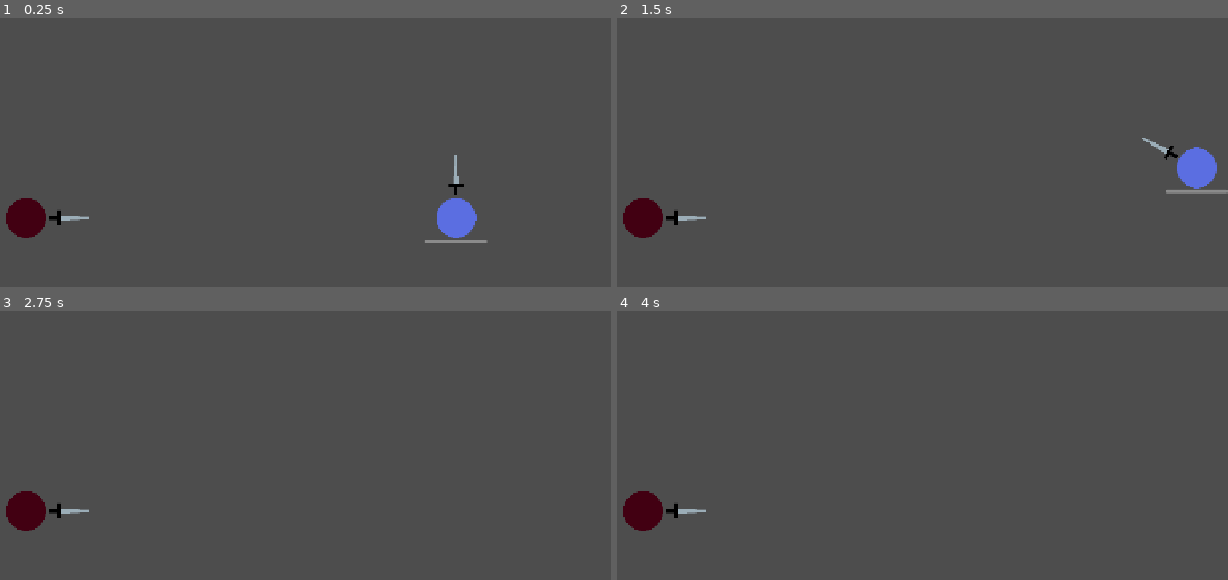
Above: before the commit, frames 1-4 (two rows, left to right).
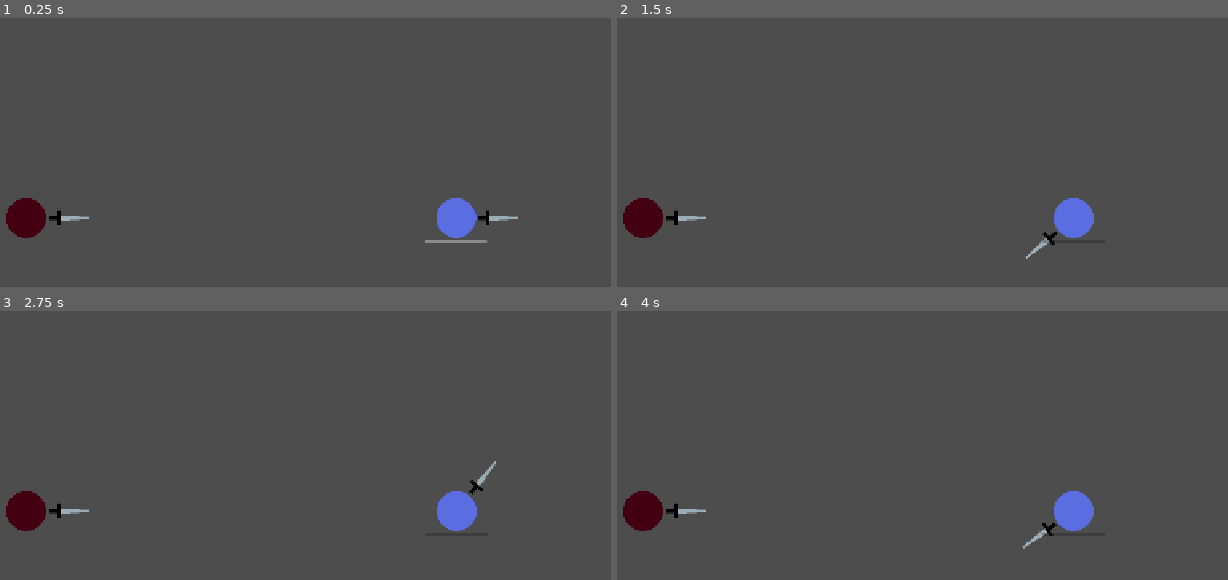
Above: after the commit, the same moments.

Repository: Traeves/Wakagashira
Game: Godot game, scene res://levels/demo_scene.tscn
Same seed, same stepped clock (60 frames per second), same inputs: the game is played once before the commit and once after it. Before the commit the project starts from res://demo_scene.tscn.
Inputs (mouse positions are in pixels of both pictures, inside the frame that each line leads up to):
- Up to frame 1 (0.25 s): no input
- Up to frame 2 (1.5 s): tap Enter at 0.5 s; move the mouse to (1001, 219) at 0.52 s; hold D (right) 0.53-1.28 s; hold ` (toggle_capture) 0.53-1.28 s; move the mouse to (788, 243) at 1.27 s; hold W (up) from 1.28 s (still down); tap ` (toggle_capture) at 1.35 s
- Up to frame 3 (2.75 s): move the mouse to (293, 437) at 2.02 s; release W (up) at 2.03 s; hold D (right) from 2.03 s (still down); hold ` (toggle_capture) from 2.03 s (still down)
- Up to frame 4 (4 s): tap Space at 2.75 s; move the mouse to (818, 542) at 2.77 s; release D (right) at 2.78 s; release ` (toggle_capture) at 2.78 s; hold W (up) 2.78-3.53 s; tap ` (toggle_capture) at 2.85 s; tap Enter at 3.5 s; move the mouse to (outside the picture) at 3.52 s; hold A (left) from 3.53 s (still down); hold ` (toggle_capture) from 3.53 s (still down)

The runs differ from the first frame. In frame 1, 0.2% of the frame differs, in the area x 73-85%, y 50-77%; in frame 2, 2.0%, in the area x 66-100%, y 44-90%; in frame 3, 0.9%; in frame 4, 0.9%.

Commit message:
Reorganization of file structure. Added smoothing to player swinging.

Diff:
--- a/demo_scene.tscn
+++ /dev/null
@@ -1,17 +0,0 @@
-[gd_scene format=3 uid="uid://busn1nrextnhf"]
-
-[ext_resource type="Script" uid="uid://dtapvhlaogsvs" path="res://demo_scene.gd" id="1_iapjp"]
-[ext_resource type="PackedScene" uid="uid://vj135icj6xmu" path="res://player.tscn" id="2_8n7uv"]
-[ext_resource type="PackedScene" uid="uid://dgtelltht8y87" path="res://enemy.tscn" id="3_ayuu8"]
-
-[node name="DemoScene" type="Node" unique_id=2033252439]
-script = ExtResource("1_iapjp")
-
-[node name="Marker2D" type="Marker2D" parent="." unique_id=1553051214]
-position = Vector2(576, 320)
-
-[node name="Player" parent="." unique_id=432388353 instance=ExtResource("2_8n7uv")]
-position = Vector2(1032, 320)
-
-[node name="Enemy" parent="." unique_id=1583411980 instance=ExtResource("3_ayuu8")]
-position = Vector2(344, 320)
--- a/bullet.tscn
+++ b/entities/bullets/bullet.tscn
@@ -1,7 +1,7 @@
 [gd_scene format=3 uid="uid://cfithnwx1ettw"]
 
-[ext_resource type="Script" uid="uid://ci3gkowe4xqwa" path="res://bullet.gd" id="1_v7oki"]
-[ext_resource type="Texture2D" uid="uid://61jjbdxyhxgh" path="res://placeholder_player.png" id="2_v8qja"]
+[ext_resource type="Script" uid="uid://ci3gkowe4xqwa" path="res://entities/bullets/bullet.gd" id="1_33ckv"]
+[ext_resource type="Texture2D" uid="uid://61jjbdxyhxgh" path="res://entities/player/sprites/placeholder_player.png" id="2_a3f0k"]
 
 [sub_resource type="PhysicsMaterial" id="PhysicsMaterial_v8qja"]
 friction = 0.1
@@ -12,6 +12,7 @@
 
 [node name="Bullet" type="RigidBody2D" unique_id=1876961769]
 collision_layer = 8
+collision_mask = 5
 physics_material_override = SubResource("PhysicsMaterial_v8qja")
 gravity_scale = 0.0
 continuous_cd = 1
@@ -19,7 +20,8 @@
 max_contacts_reported = 1
 linear_damp_mode = 1
 angular_damp_mode = 1
-script = ExtResource("1_v7oki")
+script = ExtResource("1_33ckv")
+metadata/_edit_group_ = true
 
 [node name="CollisionShape2D" type="CollisionShape2D" parent="." unique_id=616430252]
 shape = SubResource("CircleShape2D_iifgy")
@@ -27,7 +29,7 @@
 [node name="Sprite2D" type="Sprite2D" parent="." unique_id=1434589600]
 modulate = Color(0, 0, 0, 1)
 scale = Vector2(0.5, 0.5)
-texture = ExtResource("2_v8qja")
+texture = ExtResource("2_a3f0k")
 
 [node name="LifetimeTimer" type="Timer" parent="." unique_id=893925947]
 process_callback = 0
--- a/enemy.gd
+++ b/entities/enemies/enemy.gd
@@ -39,12 +39,13 @@
 
 
 func _on_reload_timeout() -> void:
-	print("Reloaded")
 	reloading = false
+
 
 func _on_detection_area_exited(_body: Node2D) -> void:
 	print("Lost Target")
 	target = null
+
 
 func rotate_to_target() -> bool:
 	var angle_to_target = get_angle_to(target.global_position)
@@ -54,7 +55,6 @@
 	if rotation_delta < trigger_happiness:
 		return true
 	else:
-
 		return false
 
 
@@ -62,8 +62,6 @@
 	if reloading:
 		pass
 	else:
-		print("Shooting")
-
 		var bullet = bullet_scene.instantiate()
 		bullet.global_position = muzzle.global_position
 		bullet.rotation = pivot.rotation
--- a/enemy.tscn
+++ b/entities/enemies/enemy.tscn
@@ -1,9 +1,9 @@
 [gd_scene format=3 uid="uid://dgtelltht8y87"]
 
-[ext_resource type="Script" uid="uid://dsfum5u2ftukr" path="res://enemy.gd" id="1_qi2p4"]
-[ext_resource type="PackedScene" uid="uid://cfithnwx1ettw" path="res://bullet.tscn" id="2_epg4t"]
-[ext_resource type="Texture2D" uid="uid://61jjbdxyhxgh" path="res://placeholder_player.png" id="2_iifgy"]
-[ext_resource type="Texture2D" uid="uid://drr1u47btcvj5" path="res://placeholder_sword.png" id="3_epg4t"]
+[ext_resource type="Script" uid="uid://dsfum5u2ftukr" path="res://entities/enemies/enemy.gd" id="1_msovg"]
+[ext_resource type="PackedScene" uid="uid://cfithnwx1ettw" path="res://entities/bullets/bullet.tscn" id="2_twyc1"]
+[ext_resource type="Texture2D" uid="uid://61jjbdxyhxgh" path="res://entities/player/sprites/placeholder_player.png" id="3_w4yt1"]
+[ext_resource type="Texture2D" uid="uid://drr1u47btcvj5" path="res://entities/player/sprites/placeholder_sword.png" id="4_ipr6v"]
 
 [sub_resource type="CircleShape2D" id="CircleShape2D_yf5fn"]
 radius = 32.0
@@ -14,10 +14,11 @@
 [node name="Enemy" type="CharacterBody2D" unique_id=1583411980 groups=["enemies"]]
 collision_layer = 2
 collision_mask = 4
-script = ExtResource("1_qi2p4")
+script = ExtResource("1_msovg")
 turn_speed = 0.2
 trigger_happiness = 0.05
-bullet_scene = ExtResource("2_epg4t")
+bullet_scene = ExtResource("2_twyc1")
+metadata/_edit_group_ = true
 
 [node name="HurtBox" type="CollisionShape2D" parent="." unique_id=902581824]
 shape = SubResource("CircleShape2D_yf5fn")
@@ -25,7 +26,7 @@
 
 [node name="Sprite2D" type="Sprite2D" parent="." unique_id=322514381]
 modulate = Color(0.72177464, 0, 0.07895415, 1)
-texture = ExtResource("2_iifgy")
+texture = ExtResource("3_w4yt1")
 
 [node name="Pivot" type="Node2D" parent="." unique_id=69421609]
 
@@ -34,7 +35,7 @@
 rotation = 1.5707964
 
 [node name="Sprite2D" type="Sprite2D" parent="Pivot/GunHolder" unique_id=627371907]
-texture = ExtResource("3_epg4t")
+texture = ExtResource("4_ipr6v")
 offset = Vector2(0, -30)
 
 [node name="DetectionArea" type="Area2D" parent="." unique_id=1762997531]
--- a/player.gd
+++ b/entities/player/player.gd
@@ -10,16 +10,20 @@
 @export var stamina_regen_rate: float = 20.0
 ## A constant to multiply the mouse movement by to determine the stamina cost of a swing.
 @export var swing_stamina_cost: float = 0.15
+## How far the sword goes when the mouse is moved.
+@export var swing_sensitivity: float = 0.02
+## How fast the sword catches up with mouse movement
+@export var swing_speed: float = 20.0
 
 
-@onready var sword := $Sword
-@onready var stamina_bar := $StaminaBar
+@onready var sword:= $SwordPivot
+@onready var stamina_bar:= $StaminaBar
 
 
 var current_stamina: float
-var mouse_direction : Vector2
-var captured : bool = false
+var captured: bool = false
 var mouse_delta: Vector2 = Vector2.ZERO
+var target_angle: float = 0.0
 
 
 func _ready() -> void:
@@ -29,22 +33,23 @@
 
 
 func _physics_process(delta: float) -> void:
-	var swing_distance
-	# 1. Get the mouse movement delta since last frame
-	if abs(mouse_delta) > Vector2.ONE * swing_deadzone:
-		swing_distance = mouse_delta.x
-		mouse_delta = Vector2.ZERO
-	else:
-		swing_distance = 0
-
-	# 2. Apply the stamina drain or stamina regen
-	if swing_distance:
+	# 1. Get the swing distance
+	var swing_distance = abs(mouse_delta.x)
+	# Deadzone checking to prevent micro jitters from draining stamina
+	if swing_distance > swing_deadzone:
+		# 2. Drain the stamina according to the swing distance
 		drain_swing_stamina(swing_distance)
+		# 3. Apply the drag to the target angle
+		target_angle += mouse_delta.x * swing_sensitivity
+	# If swing distance is zero or too small we regen stamina
 	else:
 		if current_stamina < max_stamina:
 			current_stamina += stamina_regen_rate * delta
 			current_stamina = clamp(current_stamina, 0.0, max_stamina)
 			stamina_bar.value = current_stamina
+	# 4. Apply the smooth rotation to the sword
+	sword.rotation = lerp_angle(sword.rotation, target_angle, swing_speed * delta)
+
 
 	# Get the input direction and handle the movement/deceleration.
 	var direction := Input.get_vector("left", "right", "up", "down")
@@ -52,8 +57,6 @@
 		velocity = direction.normalized() * move_speed * (current_stamina / max_stamina)
 	else:
 		velocity = Vector2.ZERO
-
-	sword.rotation += swing_distance * delta
 
 
 	move_and_slide()
@@ -79,7 +82,7 @@
 
 
 func drain_swing_stamina(distance: float) -> void:
-	var total_cost = distance * swing_stamina_cost
+	var total_cost = abs(distance) * swing_stamina_cost
 	current_stamina -= total_cost
 	current_stamina = clamp(current_stamina, 0.0, max_stamina)
 	stamina_bar.value = current_stamina
--- /dev/null
+++ b/entities/player/player.tscn
@@ -0,0 +1,58 @@
+[gd_scene format=3 uid="uid://vj135icj6xmu"]
+
+[ext_resource type="Script" uid="uid://68vamta50o2f" path="res://entities/player/player.gd" id="1_sglur"]
+[ext_resource type="Texture2D" uid="uid://61jjbdxyhxgh" path="res://entities/player/sprites/placeholder_player.png" id="2_bls4j"]
+[ext_resource type="Texture2D" uid="uid://drr1u47btcvj5" path="res://entities/player/sprites/placeholder_sword.png" id="3_fkugw"]
+
+[sub_resource type="CircleShape2D" id="CircleShape2D_vrve5"]
+radius = 24.0
+
+[sub_resource type="PhysicsMaterial" id="PhysicsMaterial_i3pqv"]
+friction = 0.0
+bounce = 1.0
+
+[sub_resource type="RectangleShape2D" id="RectangleShape2D_eyvyl"]
+size = Vector2(10, 53)
+
+[node name="Player" type="CharacterBody2D" unique_id=432388353 groups=["player"]]
+collision_mask = 8
+motion_mode = 1
+script = ExtResource("1_sglur")
+swing_speed = 10.0
+metadata/_edit_group_ = true
+
+[node name="CollisionShape2D" type="CollisionShape2D" parent="." unique_id=372469051]
+shape = SubResource("CircleShape2D_vrve5")
+
+[node name="Sprite2D" type="Sprite2D" parent="." unique_id=111816270]
+texture = ExtResource("2_bls4j")
+
+[node name="SwordPivot" type="Node2D" parent="." unique_id=1197801649]
+
+[node name="Area2D" type="RigidBody2D" parent="SwordPivot" unique_id=2073408532]
+position = Vector2(48, 0)
+rotation = 1.5707964
+collision_layer = 4
+collision_mask = 8
+physics_material_override = SubResource("PhysicsMaterial_i3pqv")
+gravity_scale = 0.0
+
+[node name="Sprite2D" type="Sprite2D" parent="SwordPivot/Area2D" unique_id=473748852]
+texture = ExtResource("3_fkugw")
+offset = Vector2(0, -20)
+
+[node name="CollisionShape2D" type="CollisionShape2D" parent="SwordPivot/Area2D" unique_id=100532373]
+position = Vector2(0, -32.5)
+shape = SubResource("RectangleShape2D_eyvyl")
+
+[node name="StaminaBar" type="ProgressBar" parent="." unique_id=1720021800]
+custom_minimum_size = Vector2(100, 5)
+custom_maximum_size = Vector2(100, 5)
+offset_left = -50.0
+offset_top = 35.0
+offset_right = 50.0
+offset_bottom = 40.0
+pivot_offset_ratio = Vector2(0.5, 0.5)
+size_flags_horizontal = 4
+size_flags_vertical = 4
+show_percentage = false
--- /dev/null
+++ b/levels/demo_scene.tscn
@@ -0,0 +1,14 @@
+[gd_scene format=3 uid="uid://busn1nrextnhf"]
+
+[ext_resource type="Script" uid="uid://dtapvhlaogsvs" path="res://levels/demo_scene.gd" id="1_3q56x"]
+[ext_resource type="PackedScene" uid="uid://vj135icj6xmu" path="res://entities/player/player.tscn" id="2_b3yjl"]
+[ext_resource type="PackedScene" uid="uid://dgtelltht8y87" path="res://entities/enemies/enemy.tscn" id="3_5r5lx"]
+
+[node name="DemoScene" type="Node" unique_id=2033252439]
+script = ExtResource("1_3q56x")
+
+[node name="Player" parent="." unique_id=432388353 instance=ExtResource("2_b3yjl")]
+position = Vector2(1032, 320)
+
+[node name="Enemy" parent="." unique_id=1583411980 instance=ExtResource("3_5r5lx")]
+position = Vector2(344, 320)
--- a/player.tscn
+++ /dev/null
@@ -1,49 +0,0 @@
-[gd_scene format=3 uid="uid://vj135icj6xmu"]
-
-[ext_resource type="Script" uid="uid://68vamta50o2f" path="res://player.gd" id="1_i3pqv"]
-[ext_resource type="Texture2D" uid="uid://61jjbdxyhxgh" path="res://placeholder_player.png" id="1_onrkg"]
-[ext_resource type="Texture2D" uid="uid://drr1u47btcvj5" path="res://placeholder_sword.png" id="2_i3pqv"]
-
-[sub_resource type="CircleShape2D" id="CircleShape2D_vrve5"]
-radius = 24.0
-
-[sub_resource type="RectangleShape2D" id="RectangleShape2D_eyvyl"]
-size = Vector2(10, 53)
-
-[node name="Player" type="CharacterBody2D" unique_id=432388353 groups=["player"]]
-collision_mask = 8
-motion_mode = 1
-script = ExtResource("1_i3pqv")
-
-[node name="CollisionShape2D" type="CollisionShape2D" parent="." unique_id=372469051]
-shape = SubResource("CircleShape2D_vrve5")
-
-[node name="Sprite2D" type="Sprite2D" parent="." unique_id=111816270]
-texture = ExtResource("1_onrkg")
-
-[node name="Sword" type="Node2D" parent="." unique_id=1197801649]
-
-[node name="Area2D" type="Area2D" parent="Sword" unique_id=466930176]
-position = Vector2(0, -48)
-collision_layer = 8
-collision_mask = 4
-
-[node name="Sprite2D" type="Sprite2D" parent="Sword/Area2D" unique_id=473748852]
-texture = ExtResource("2_i3pqv")
-offset = Vector2(0, -20)
-
-[node name="CollisionShape2D" type="CollisionShape2D" parent="Sword/Area2D" unique_id=100532373]
-position = Vector2(0, -32.5)
-shape = SubResource("RectangleShape2D_eyvyl")
-
-[node name="StaminaBar" type="ProgressBar" parent="." unique_id=1720021800]
-custom_minimum_size = Vector2(100, 5)
-custom_maximum_size = Vector2(100, 5)
-offset_left = -50.0
-offset_top = 35.0
-offset_right = 50.0
-offset_bottom = 40.0
-pivot_offset_ratio = Vector2(0.5, 0.5)
-size_flags_horizontal = 4
-size_flags_vertical = 4
-show_percentage = false
Renamed: bullet.gd -> entities/bullets/bullet.gd
Renamed: bullet.gd.uid -> entities/bullets/bullet.gd.uid
Renamed: enemy.gd.uid -> entities/enemies/enemy.gd.uid
Renamed: player.gd.uid -> entities/player/player.gd.uid
Renamed: placeholder_player.png -> entities/player/sprites/placeholder_player.png
Not shown, changed: entities/player/sprites/placeholder_player.png.import
Renamed: placeholder_sword.png -> entities/player/sprites/placeholder_sword.png
Not shown, changed: entities/player/sprites/placeholder_sword.png.import
Renamed: demo_scene.gd -> levels/demo_scene.gd
Renamed: demo_scene.gd.uid -> levels/demo_scene.gd.uid
